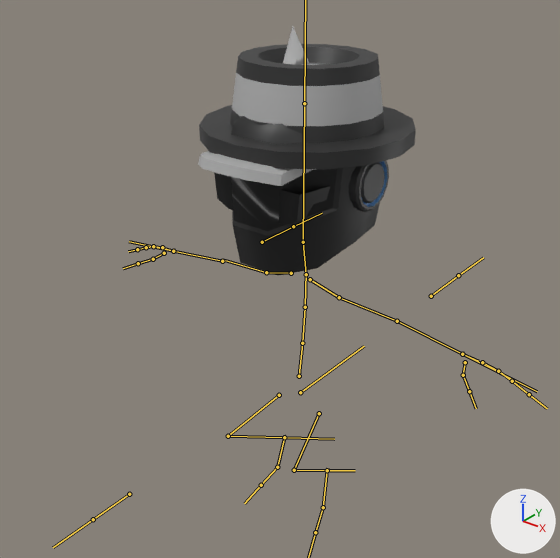
One commit to the FBX model eJam/Assets/Developers/Joe/Characters/Pedestrian/Pedestrian_Character.fbx: the scene before it, then after it.
Both versions are drawn from a 50 mm camera at (1.363, -1.792, 2.155) aimed at (0.05, -0.15, 1.137). Arrows for +X, +Y and +Z are at lower right; the lights stay in place. Both versions are drawn at frame 2 of the action 'Pedestrian_Rig|Jump_Lower_Idle'; the numbers are the values there. The bones that bend it are drawn over the model as lines.

Names of what the first picture shows: 'Pedestrian_BaseballHat_Forwards', 'Pedestrian_BikerHelmet', 'Pedestrian_Headphones', 'Pedestrian_Mesh', 'Pedestrian_PartyHat', 'Pedestrian_Sunglasses', 'Pedestrian_TopHat'.
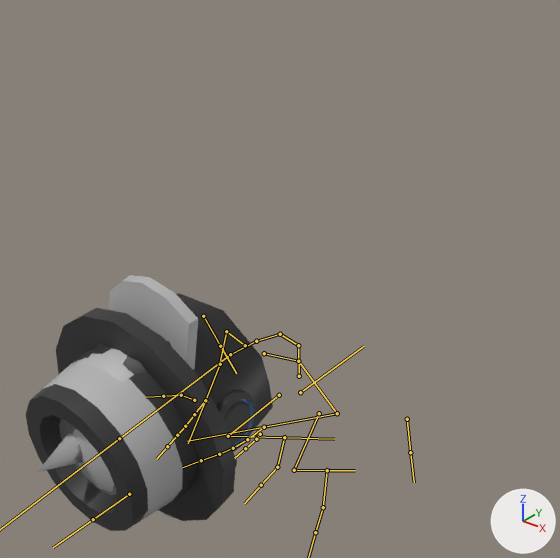
What the commit changed:
Bone 'Spine' (bone_spine) turns from (0, 0, 0) to (9, 0, 0) degrees about its own x, y and z.
Bone 'Chest' (bone_chest) turns from (0, 0, 0) to (45, 0, 0) degrees about its own x, y and z.
Bone 'UpperChest' (bone_upperchest) turns from (0, 0, 0) to (23, 0, 0) degrees about its own x, y and z.
Bone 'Head' (bone_head) turns from (0, 0, 0) to (19, 0, 0) degrees about its own x, y and z.
Bone 'LeftArm' (bone_leftarm) turns from (0, 0, 0) to (50, -7, -39) degrees about its own x, y and z.
Bone 'LeftForeArm' (bone_leftforearm) turns from (0, 0, 0) to (108, 12, -54) degrees about its own x, y and z.
Bone 'RightArm' (bone_rightarm) turns from (0, 0, 0) to (-30, 31, 46) degrees about its own x, y and z.
Bone 'RightForeArm' (bone_rightforearm) turns from (0, 0, 0) to (12, -4, 111) degrees about its own x, y and z.
Bone 'HandIK.L' (bone_handik_l) moves from (0.0, 0.0, 0.0) to (0.317, -0.339, -0.425).
Bone 'HandIK.L' (bone_handik_l) turns from (0, 0, 0) to (65, 147, 15) degrees about its own x, y and z.
Bone 'HandIK.R' (bone_handik_r) moves from (0.0, 0.0, 0.0) to (0.471, -0.342, -0.274).
Bone 'HandIK.R' (bone_handik_r) turns from (0, 0, 0) to (-152, -24, 93) degrees about its own x, y and z.

Pixel boxes [x1, y1, x2, y2] of what changed, in the pictures (560 x 558 px):
'Pedestrian_TopHat', posed (76% taller): before [199, 44, 416, 170]; after [26, 308, 236, 531]
'Pedestrian_Mesh', posed: before [129, 238, 534, 533]; after [227, 309, 344, 533]
'Pedestrian_BikerHelmet', posed: before [231, 116, 380, 275]; after [92, 293, 273, 437]
'Pedestrian_BaseballHat_Backwards', posed: before [302, 64, 319, 65]; after [73, 275, 198, 492]
'Pedestrian_Headphones', posed: before [349, 160, 389, 212]; after [216, 390, 256, 452]
'Pedestrian_BaseballHat_Forwards', posed: before [198, 151, 317, 186]; after [162, 512, 174, 518]
'Pedestrian_Sunglasses', posed (not visible afterwards): before [214, 172, 330, 225]
'Pedestrian_PartyHat', posed: before [283, 26, 310, 65]; after [37, 433, 83, 472]
bone 'Spine', root to tip: before (299, 376) to (302, 343); after (299, 376) to (298, 345)
bone 'Chest', root to tip: before (302, 343) to (305, 307); after (298, 345) to (280, 334)
bone 'UpperChest', root to tip: before (305, 307) to (306, 272); after (280, 334) to (255, 341)
bone 'Head', root to tip: before (303, 242) to (304, 103); after (230, 354) to (119, 438)
bone 'LeftArm', root to tip: before (339, 297) to (397, 321); after (298, 361) to (337, 413)
bone 'LeftForeArm', root to tip: before (397, 321) to (462, 354); after (337, 413) to (264, 427)
bone 'RightArm', root to tip: before (266, 272) to (224, 260); after (226, 331) to (220, 362)
bone 'RightForeArm', root to tip: before (222, 261) to (173, 251); after (220, 364) to (205, 400)
bone 'HandIK.L', root to tip: before (462, 354) to (464, 353); after (264, 427) to (263, 426)
bone 'HandIK.R', root to tip: before (173, 251) to (175, 250); after (205, 400) to (208, 402)
